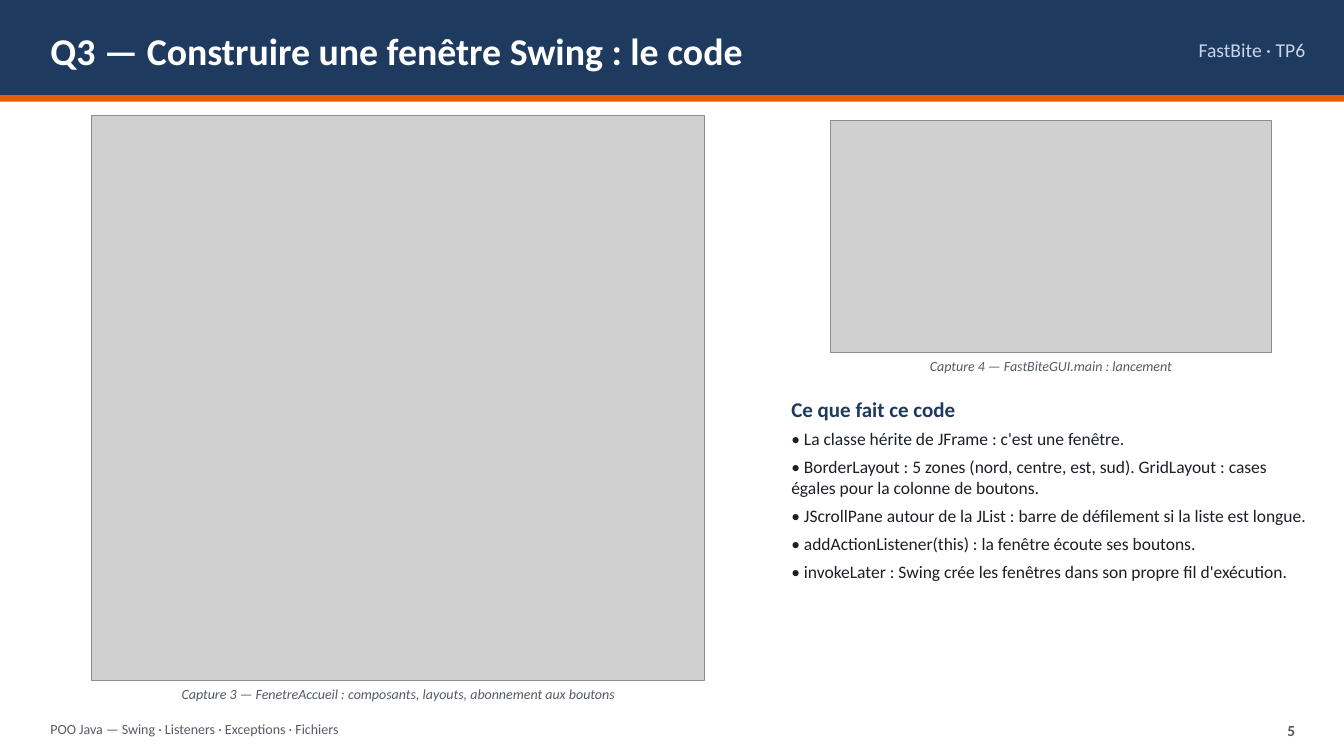
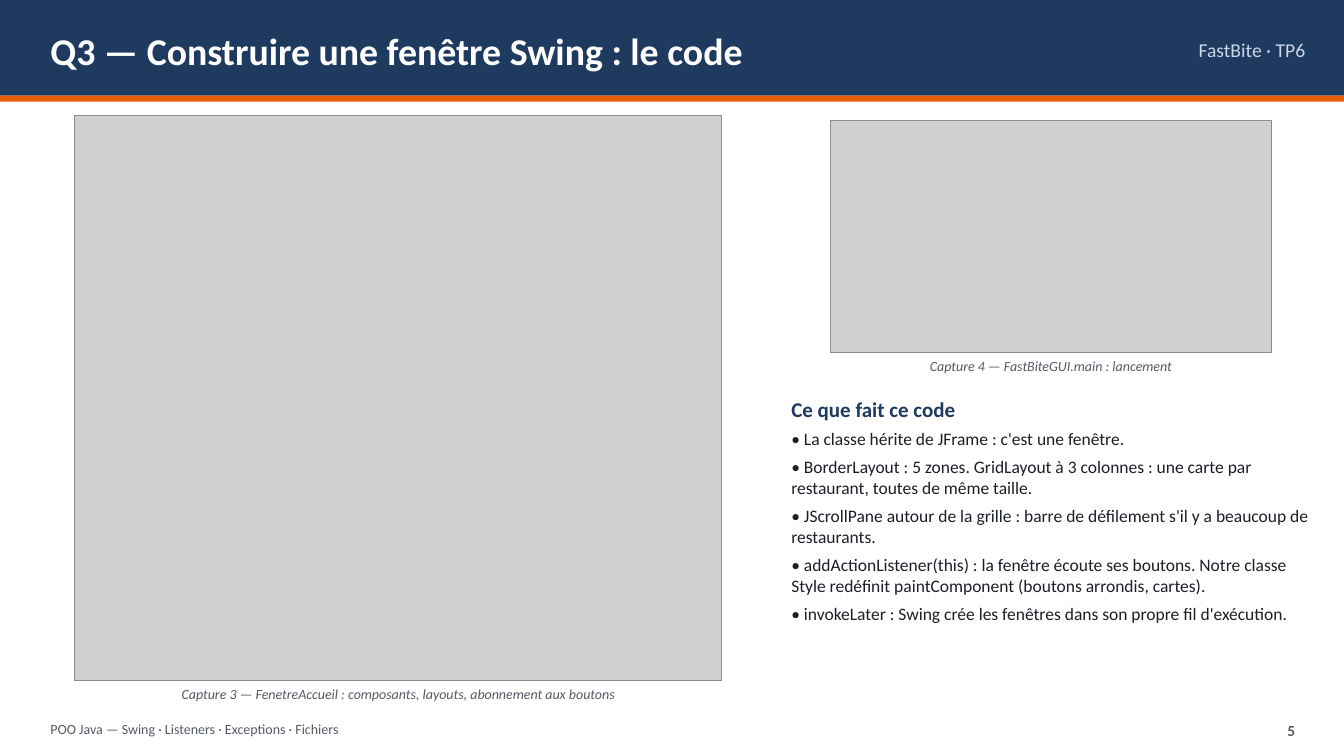
Before and after one commit to lazzrio/tp-info-poov-java, a slide deck: slide 5 of tp6/rendu_tp6/TP6_FastBite_NOM1_NOM2_NOM3.pptx. Drawn at 1344x756 pixels with LibreOffice and Linux fonts; fonts in the diff are those of the drawing; grey boxes stand for pictures. Boxes give left, top, right and bottom in pixels: in the first picture for what was removed or moved away, otherwise in the second. Text is boxed around its words. In the diff, an @@ line names an element or a change of style, - is before the commit and + after.

```diff
--- a/tp6/rendu_tp6/TP6_FastBite_NOM1_NOM2_NOM3.pptx
+++ b/tp6/rendu_tp6/TP6_FastBite_NOM1_NOM2_NOM3.pptx
@@ picture: place and size @@
-picture at <box>92,116,705,681</box>
+picture at <box>75,116,722,681</box>
@@ text at <box>791,461,1308,595</box>: text changed @@
-• BorderLayout : 5 zones (nord, centre, est, sud). GridLayout : cases égales pour la colonne de boutons.
-• JScrollPane autour de la JList : barre de défilement si la liste est longue.
-• addActionListener(this) : la fenêtre écoute ses boutons.
+• BorderLayout : 5 zones. GridLayout à 3 colonnes : une carte par restaurant, toutes de même taille.
+• JScrollPane autour de la grille : barre de défilement s'il y a beaucoup de restaurants.
+• addActionListener(this) : la fenêtre écoute ses boutons. Notre classe Style redéfinit paintComponent (boutons arrondis, cartes).
```
Also in this commit, not shown: 7 other slides changed, 40 other files.
